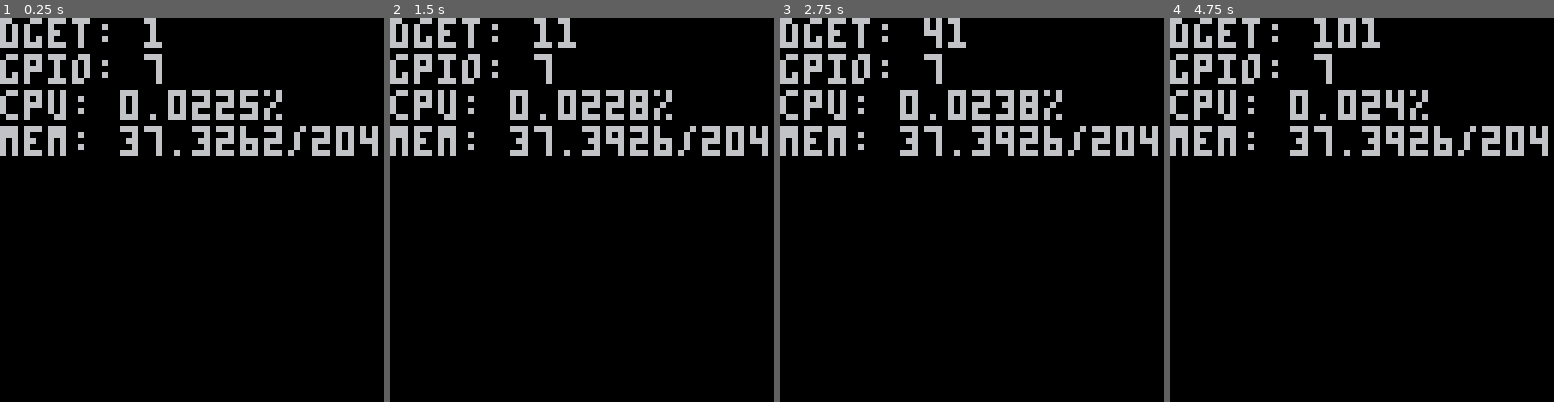
Above: before the commit, frames 1-4 (left to right).
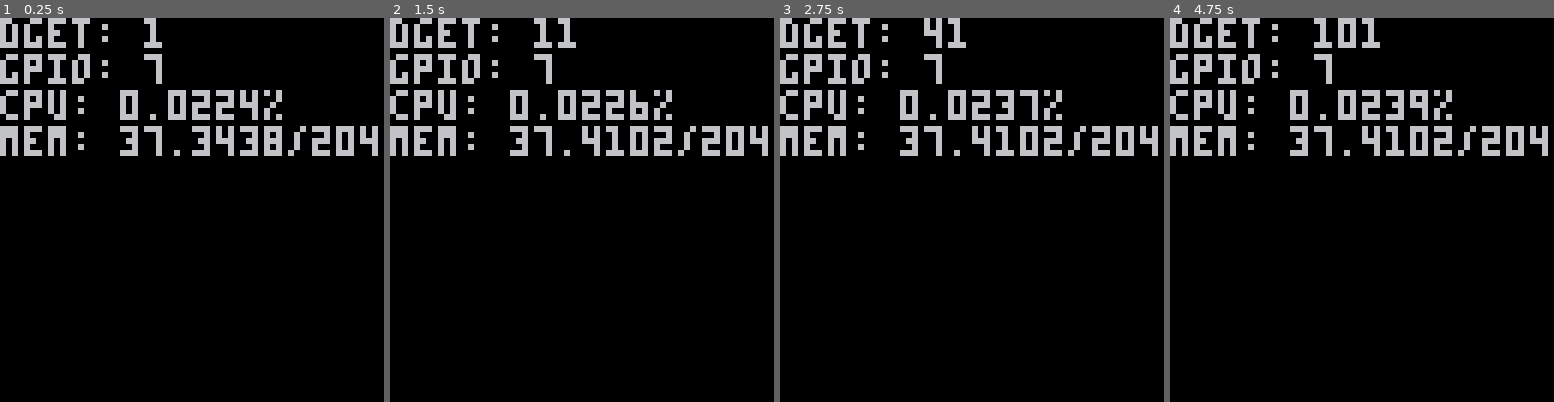
Above: after the commit, the same moments.

Repository: TyPhyter/pico8connect
Game: PICO-8 cartridge blx.p8
The game is run twice, just before and just after one commit, with the same random seed, the same clock (stepped at 60 frames per second) and the same inputs.
Inputs:
- Up to frame 1 (0.25 s): no input
- Up to frame 2 (1.5 s): tap X (X key) at 1.07 s
- Up to frame 3 (2.75 s): tap X (X key) at 2.07, 2.4, 2.73 s
- Up to frame 4 (4.75 s): tap X (X key) every 0.33 s from 3.07 to 4.73 s

The runs differ from the first frame. In frame 1, 0.4% of the frame differs, in the area x 56-74%, y 18-36%; in frame 2, 0.6%; in frame 3, 0.7%; in frame 4, 1.0%, in the area x 50-74%, y 18-36%.

Commit message:
updated to use unsigned gpio reads/writes

Diff:
--- a/blx.p8
+++ b/blx.p8
@@ -12,7 +12,7 @@
 function _init()
   cartdata("typhyter_blx_cd")
   dset(0, 1)
-  write_gpio(7, 1, 8)
+  write_gpio_unsigned(7, 1, 8)
   printh("started")
   poke(0x5f2c,3) -- set mode3 64x64
   animTimer=0
@@ -44,7 +44,7 @@
 
   -- draw_cols()
   print("dget: "..tostr(dget(0)))
-  print("gpio: "..tostr(read_gpio(1, 8)))
+  print("gpio: "..tostr(read_gpio_unsigned(1, 8)))
   print("cpu: "..tostr(stat(1)).."%")
   print("mem: "..tostr(stat(0)).."/2048")
 end
Not shown, changed: blx-online.p8_html/blx.p8.js
Not shown, changed: blx-online.p8_html/index.html
Not shown, changed: blx.p8_html/blx.p8.js
Not shown, changed: blx.p8_html/index.html
